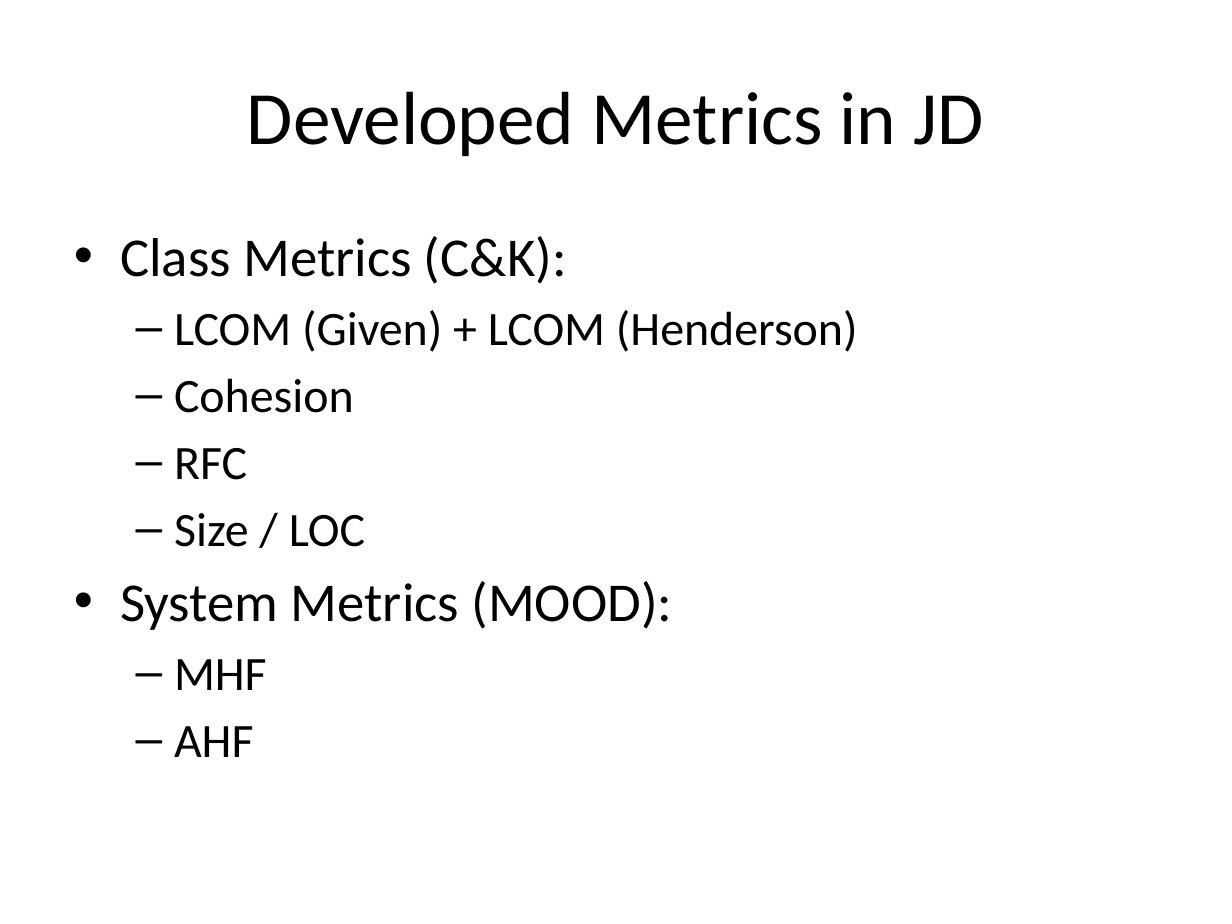
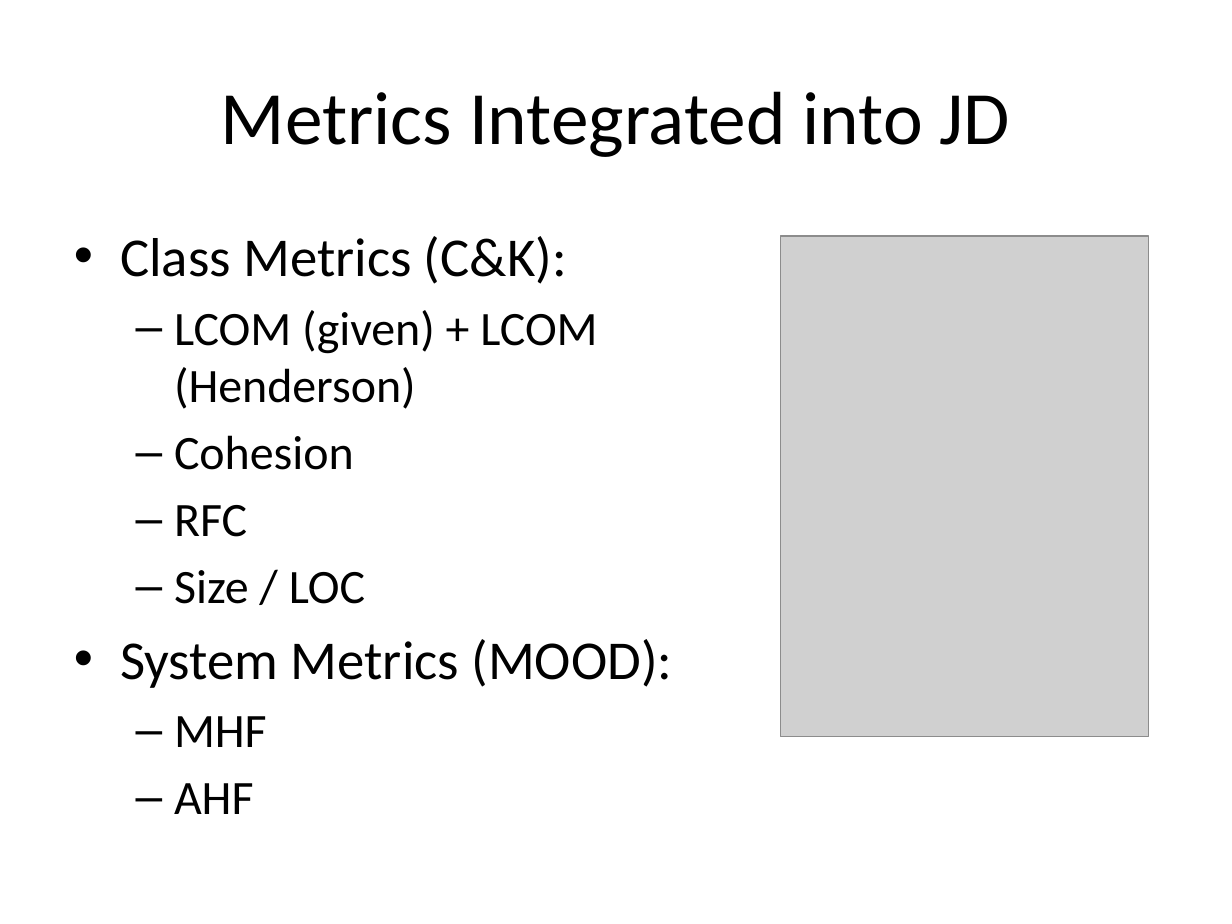
Before and after one commit to tajmilur-rahman/SOEN6611, a slide deck: slide 9 of milestones/Group_Presentation_Volatility.pptx. Drawn at 1232x924 pixels with LibreOffice and Linux fonts; fonts in the diff are those of the drawing; grey boxes stand for pictures. Boxes give left, top, right and bottom in pixels: in the first picture for what was removed or moved away, otherwise in the second. Text is boxed around its words. In the diff, an @@ line names an element or a change of style, - is before the commit and + after.

```diff
--- a/milestones/Group_Presentation_Volatility.pptx
+++ b/milestones/Group_Presentation_Volatility.pptx
@@ title at (221,91,1010,157): text changed @@
-Developed Metrics in JD
+Metrics Integrated into JD
@@ picture added at (780,237,1148,737) @@
@@ text at (174,310,597,409): text changed @@
-  – LCOM (Given) + LCOM (Henderson)
+  – LCOM (given) + LCOM (Henderson)
```
Also in this commit, not shown: 8 other slides changed, 6 slides added, 1 slide removed, 2 other files.
